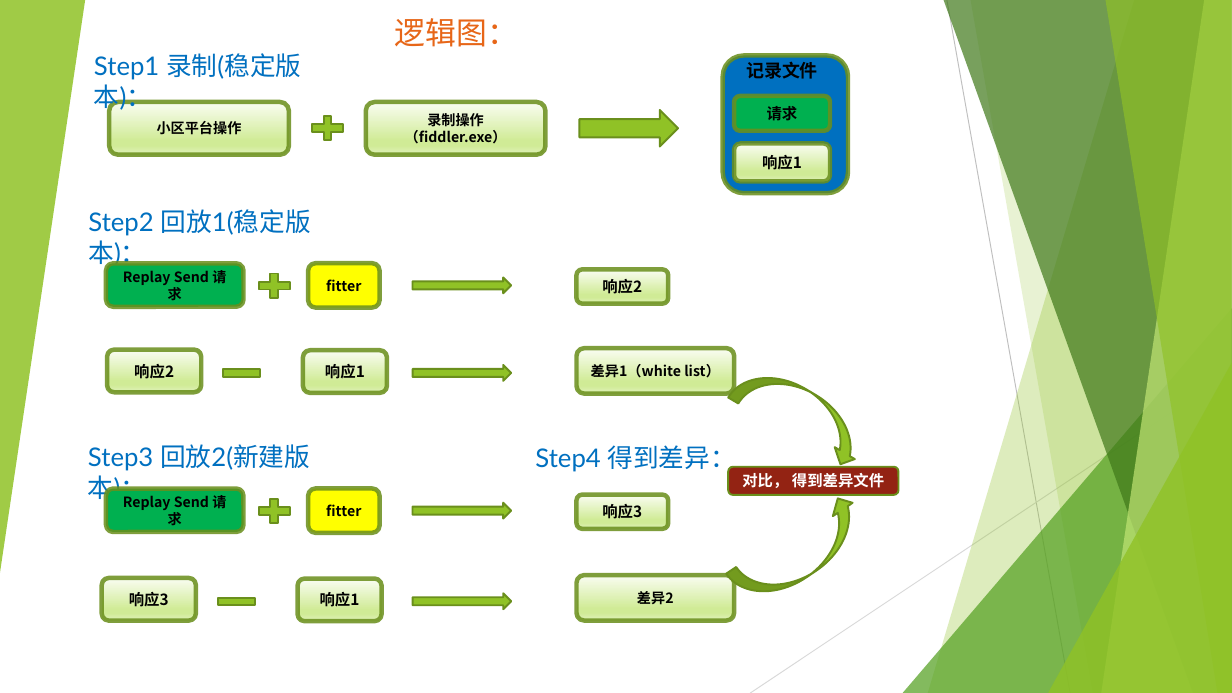
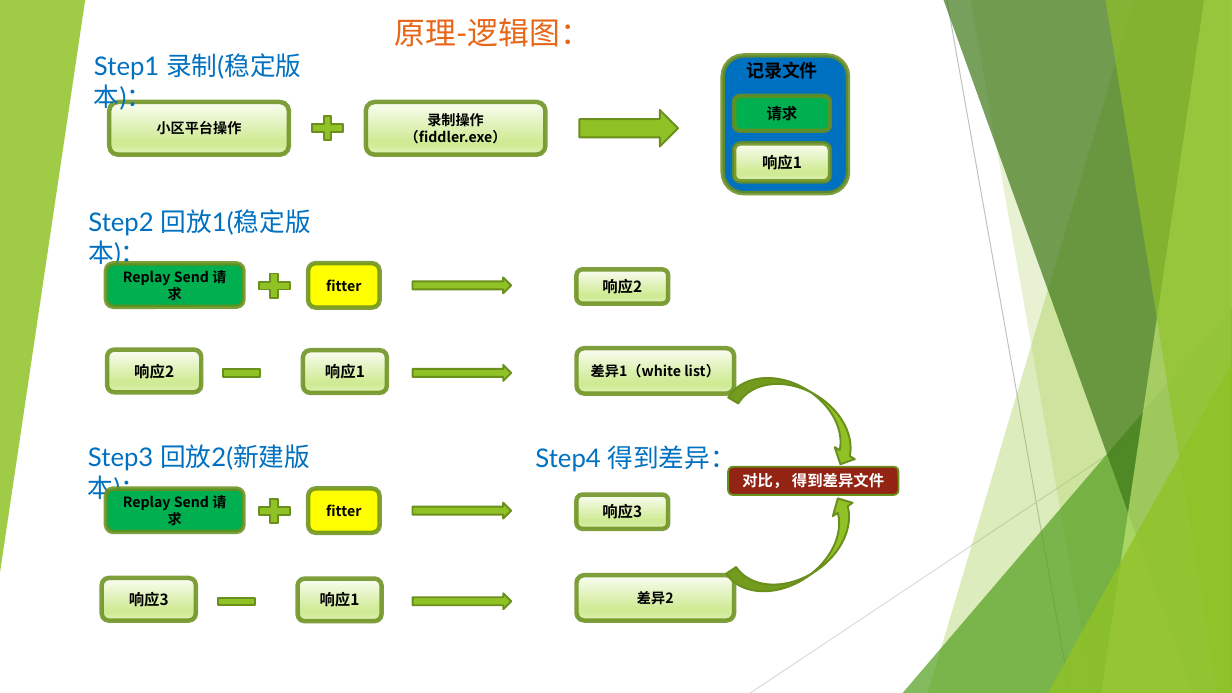
Before and after one commit to gx303841541/replayit, a slide deck: slide 4 of 录制回放工具介绍.pptx (slide 3 before the commit). Drawn at 1232x693 pixels with LibreOffice and Linux fonts; fonts in the diff are those of the drawing. Boxes give left, top, right and bottom in pixels: in the first picture for what was removed or moved away, otherwise in the second. Text is boxed around its words. In the diff, an @@ line names an element or a change of style, - is before the commit and + after.

```diff
--- a/录制回放工具介绍.pptx
+++ b/录制回放工具介绍.pptx
@@ text at (395,18,591,47): text changed @@
-逻辑图：
+原理-逻辑图：
```
Also in this commit, not shown: 2 other slides changed, 2 slides added, 58 other files.
